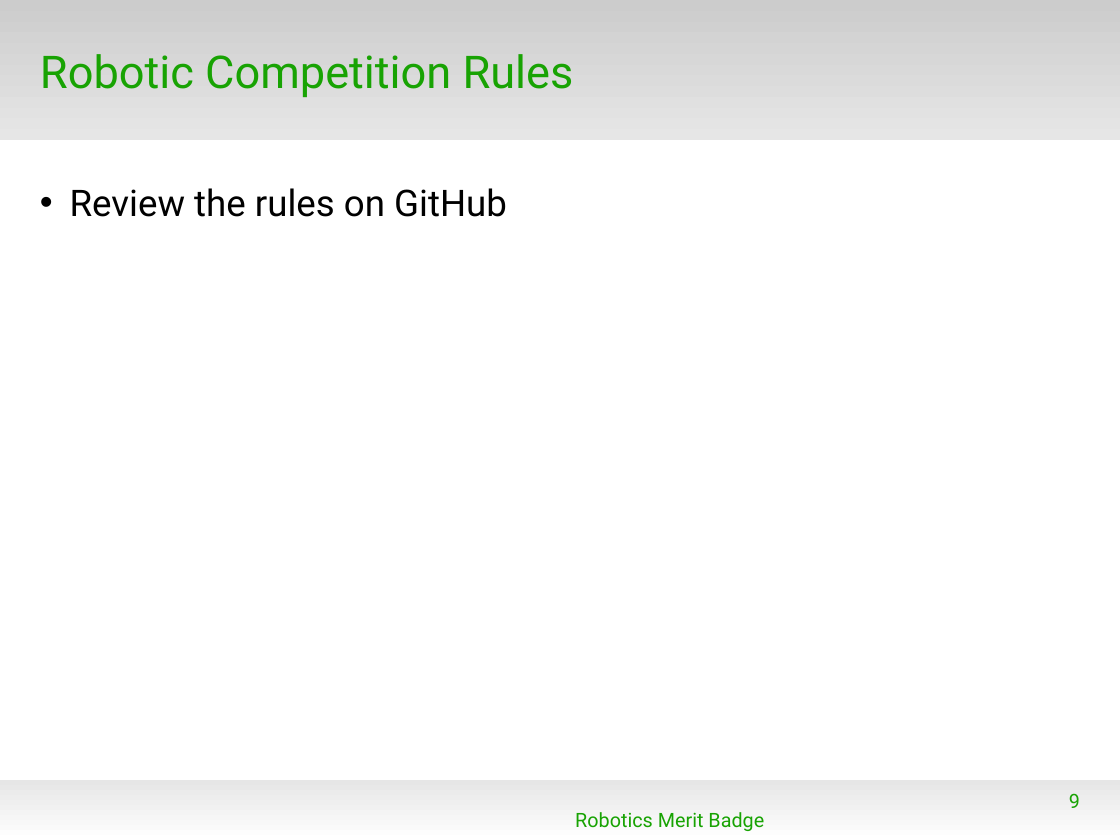
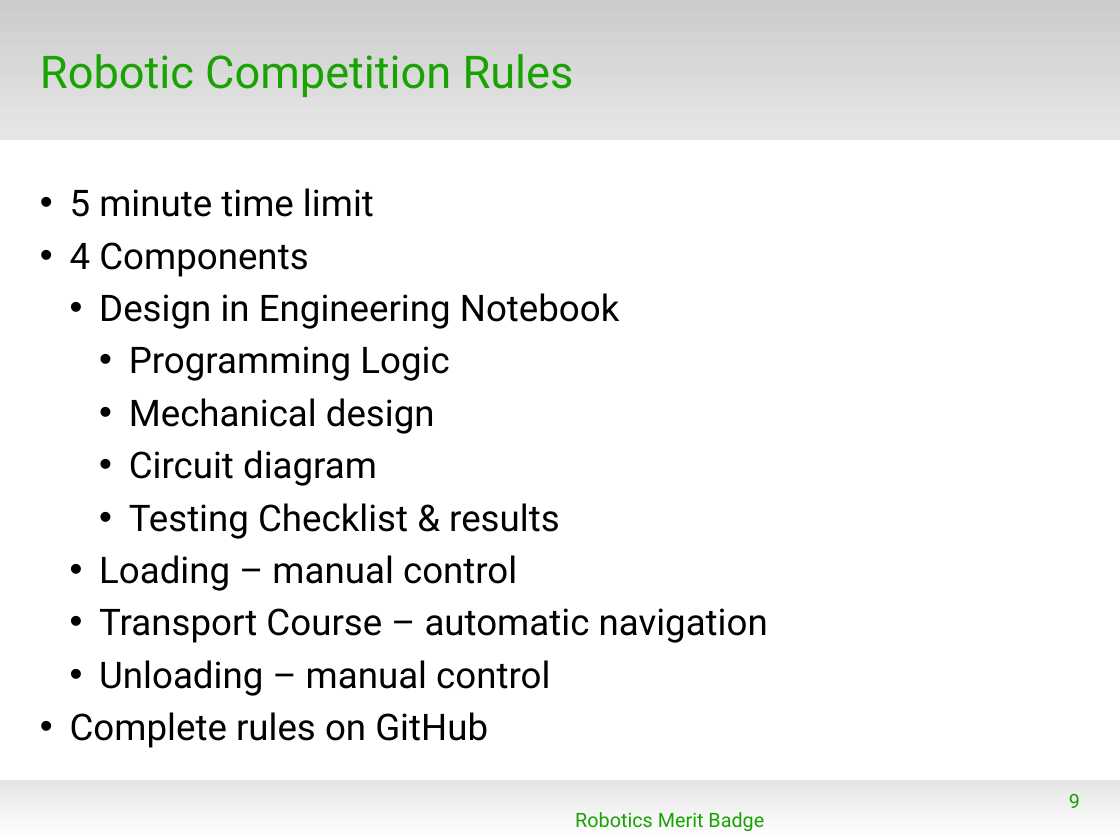
Before and after one commit to spiderman-2099/RoboticsMB, a slide deck: slide 9 of doc/RMB_Session4.odp. Drawn at 1120x840 pixels with LibreOffice and Linux fonts; fonts in the diff are those of the drawing; background and template pictures are left out. Boxes give left, top, right and bottom in pixels: in the first picture for what was removed or moved away, otherwise in the second. Text is boxed around its words. In the diff, an @@ line names an element or a change of style, - is before the commit and + after.

Commit message:
Update with test checklist

```diff
--- a/doc/RMB_Session4.odp
+++ b/doc/RMB_Session4.odp
@@ text at [70, 188, 768, 748]: text changed @@
-• Review the rules on GitHub
+• 5 minute time limit
+• 4 Components
+  • Design in Engineering Notebook
+    • Programming Logic
+    • Mechanical design
+    • Circuit diagram
+    • Testing Checklist & results
+  • Loading – manual control
+  • Transport Course – automatic navigation
+  • Unloading – manual control
+• Complete rules on GitHub
```
Also in this commit, not shown: 1 other slide changed, 2 slides added, 2 slides removed.
